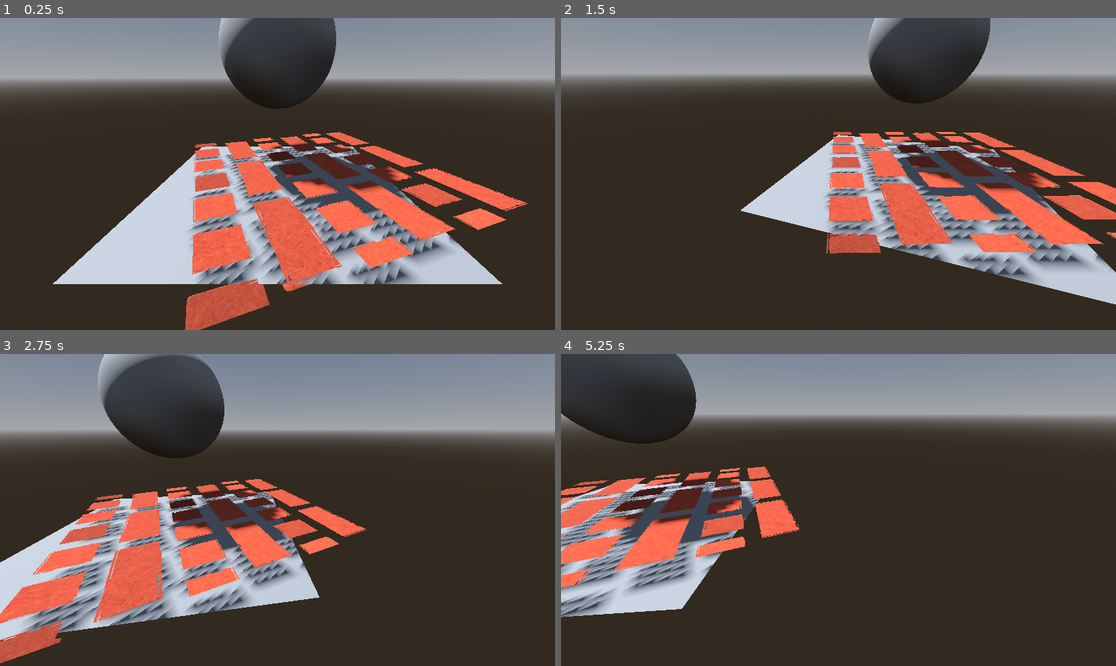
Above: before the commit, frames 1-4 (two rows, left to right).
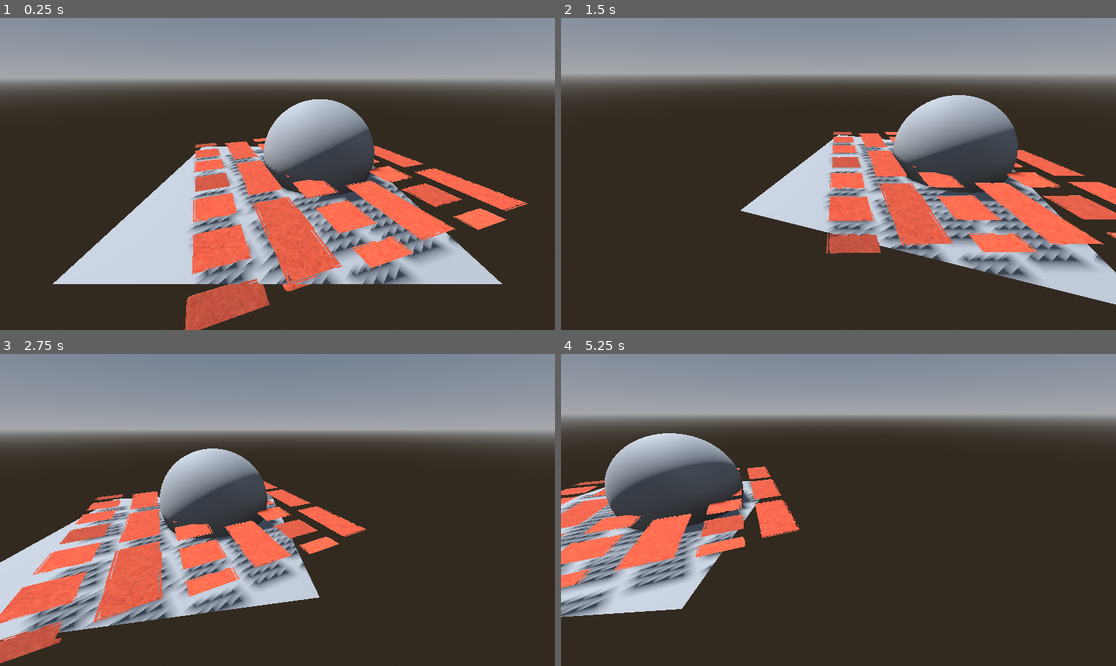
Above: after the commit, the same moments.

Repository: sphynx-owner/parallax-mapping
Game: Godot game, scene res://node_3d.tscn
The game is run twice, just before and just after one commit, with the same random seed, the same clock (stepped at 60 frames per second) and the same inputs. The project has no main scene, so this scene is started directly.
Inputs (mouse positions are in pixels of both pictures, inside the frame that each line leads up to):
- Up to frame 1 (0.25 s): no input
- Up to frame 2 (1.5 s): tap Enter at 0.5 s; move the mouse to (866, 174) at 0.52 s; tap D (D) at 0.6 s; tap Space at 1.25 s; move the mouse to (810, 174) at 1.27 s; tap A (A) at 1.35 s
- Up to frame 3 (2.75 s): tap D (D) at 1.55, 2.1 s; tap Enter at 2 s; move the mouse to (288, 503) at 2.02 s
- Up to frame 4 (5.25 s): tap Space at 2.75, 4.25 s; move the mouse to (832, 516) at 2.77 s; tap E (E) at 2.85 s; tap D (D) at 3.05, 3.8, 4.55 s; tap Enter at 3.5 s; move the mouse to (877, 513) at 3.52 s; tap Q (Q) at 3.6 s; move the mouse to (794, 506) at 4.27 s; tap S (S) at 4.35 s; move the mouse to (844, 510) at 5.02 s; tap W (W) at 5.1 s

The runs differ from the first frame. In frame 1, 10% of the frame differs, in the area x 34-81%, y 0-86%; in frame 2, 11%; in frame 3, 11%; in frame 4, 12%, in the area x 0-36%, y 0-84%.

Commit message:
fix normal map sampling

Diff:
--- a/node_3d.tscn
+++ b/node_3d.tscn
@@ -32,6 +32,7 @@
 [sub_resource type="PlaneMesh" id="PlaneMesh_8j62o"]
 
 [node name="Node2D" type="Node3D"]
+transform = Transform3D(1, 0, 0, 0, 1, 0, 0, 0, 1, 0.00212109, -1.49012e-08, -0.00062418)
 
 [node name="MeshInstance3D" type="MeshInstance3D" parent="."]
 transform = Transform3D(-0.338787, 0, 0.940863, 0, 1, 0, -0.940863, 0, -0.338787, 0.297619, 0.143489, 0)
@@ -42,7 +43,7 @@
 environment = SubResource("Environment_hhnet")
 
 [node name="MeshInstance3D2" type="MeshInstance3D" parent="."]
-transform = Transform3D(1, 0, 0, 0, 1, 0, 0, 0, 1, 0, 1.05652, -0.491686)
+transform = Transform3D(1, 0, 0, 0, 1, 0, 0, 0, 1, 0.368743, 0.164764, -0.221929)
 mesh = SubResource("SphereMesh_pvnep")
 
 [node name="MeshInstance3D3" type="MeshInstance3D" parent="."]
--- a/parallax.gdshader
+++ b/parallax.gdshader
@@ -3,7 +3,7 @@
 // from https://learnopengl.com/Advanced-Lighting/Parallax-Mapping
 
 uniform sampler2D diffuseMap : source_color, filter_linear_mipmap;
-uniform sampler2D normalMap : source_color, filter_linear_mipmap;
+uniform sampler2D normalMap : source_color, filter_linear;
 uniform sampler2D depthMap : source_color, filter_linear;
 
 uniform float heightScale;
